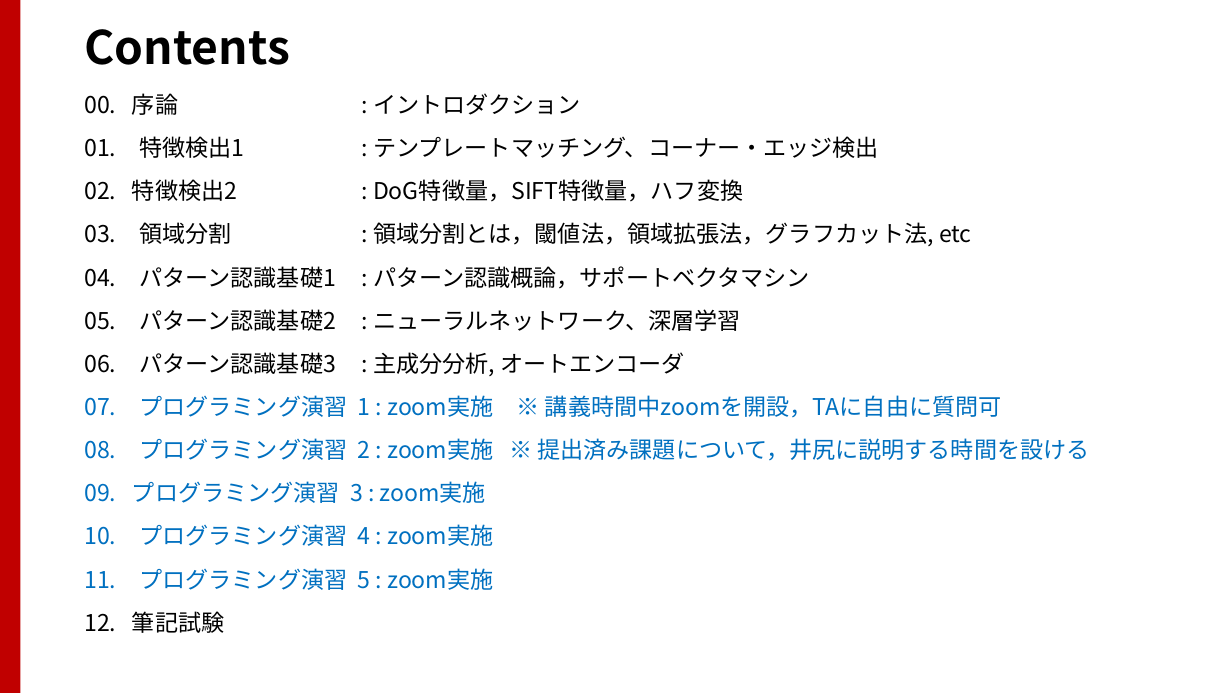
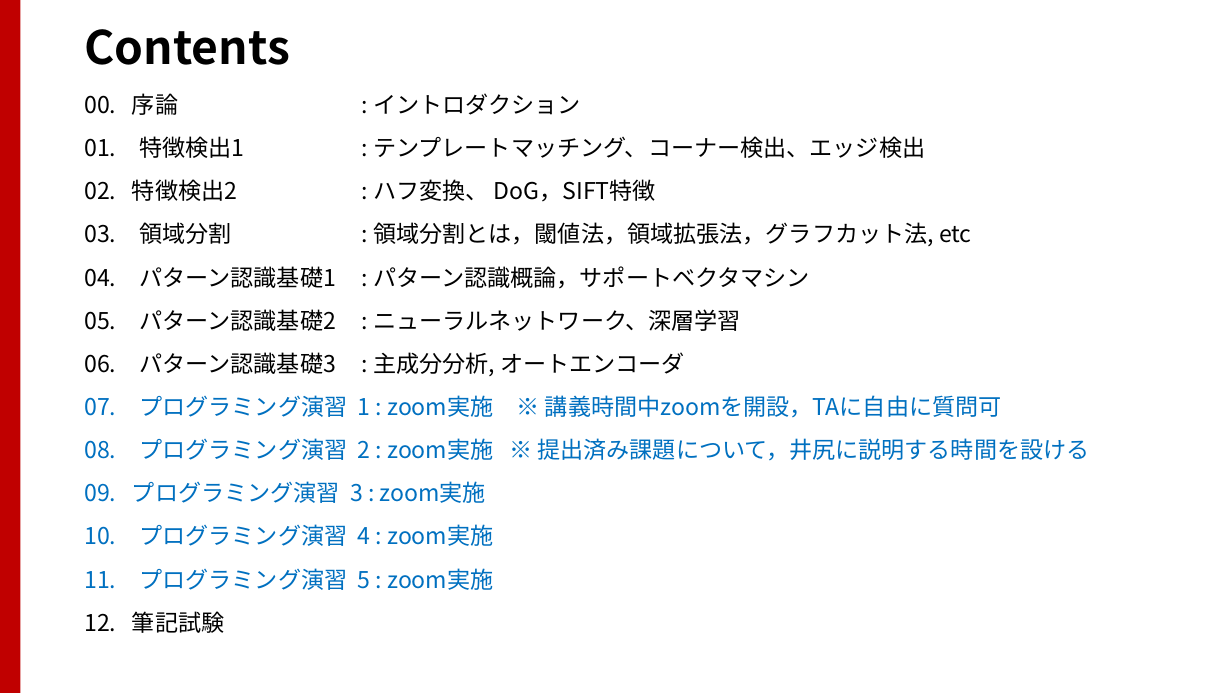
Before and after one commit to TakashiIjiri/TakashiIjiri.github.io, a slide deck: slide 2 of classes/dm2020_2/dm1.pptx. Drawn at 1232x693 pixels with LibreOffice and Linux fonts; fonts in the diff are those of the drawing. Boxes give left, top, right and bottom in pixels: in the first picture for what was removed or moved away, otherwise in the second. Text is boxed around its words. In the diff, an @@ line names an element or a change of style, - is before the commit and + after.

```diff
--- a/classes/dm2020_2/dm1.pptx
+++ b/classes/dm2020_2/dm1.pptx
@@ text at (84,136,925,202): text changed @@
-01. 特徴検出1 : テンプレートマッチング、コーナー・エッジ検出
-02. 特徴検出2 : DoG特徴量，SIFT特徴量，ハフ変換
+01. 特徴検出1 : テンプレートマッチング、コーナー検出、エッジ検出
+02. 特徴検出2 : ハフ変換、 DoG，SIFT特徴
```
Also in this commit, not shown: 4 other slides changed, 4 slides added, 6 slides removed, 10 other files.
